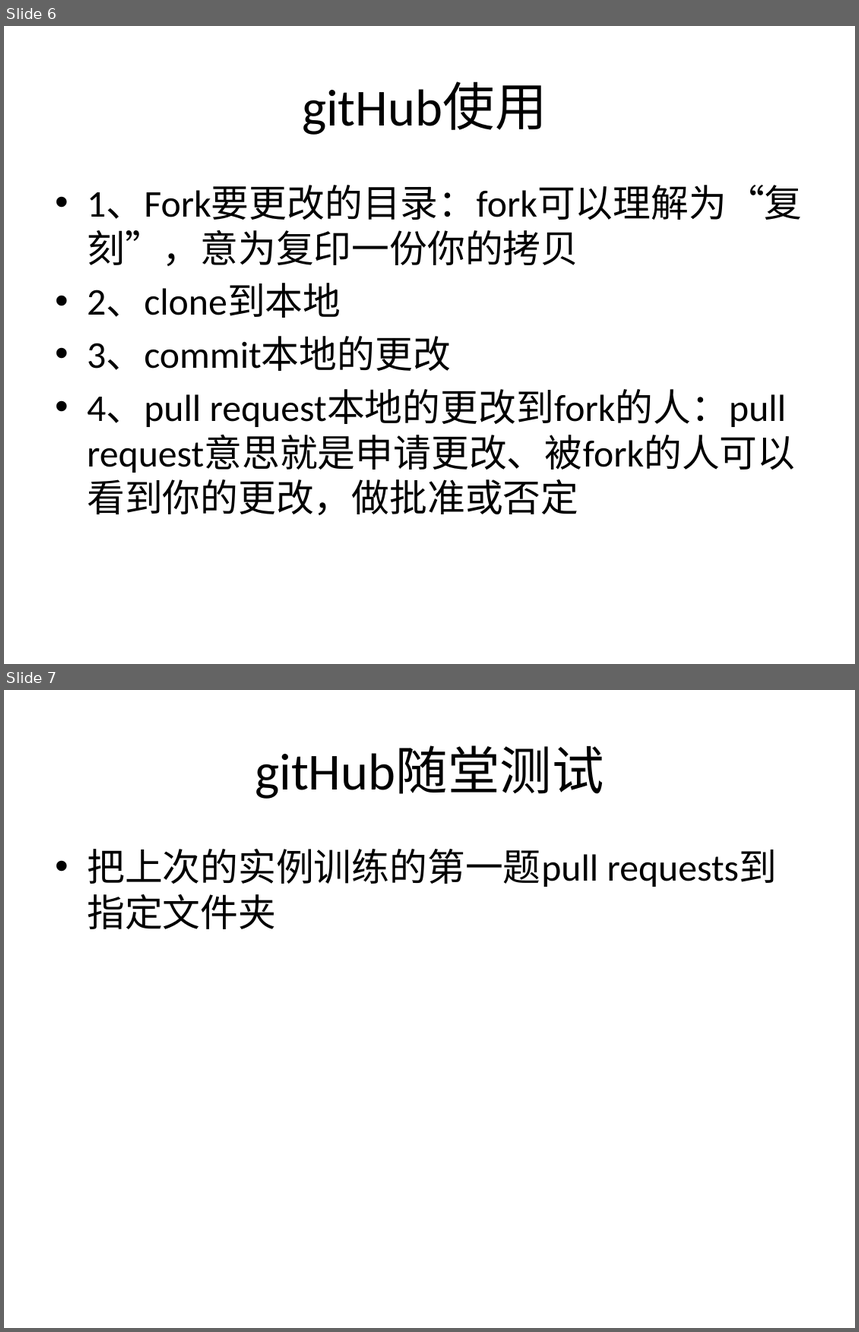
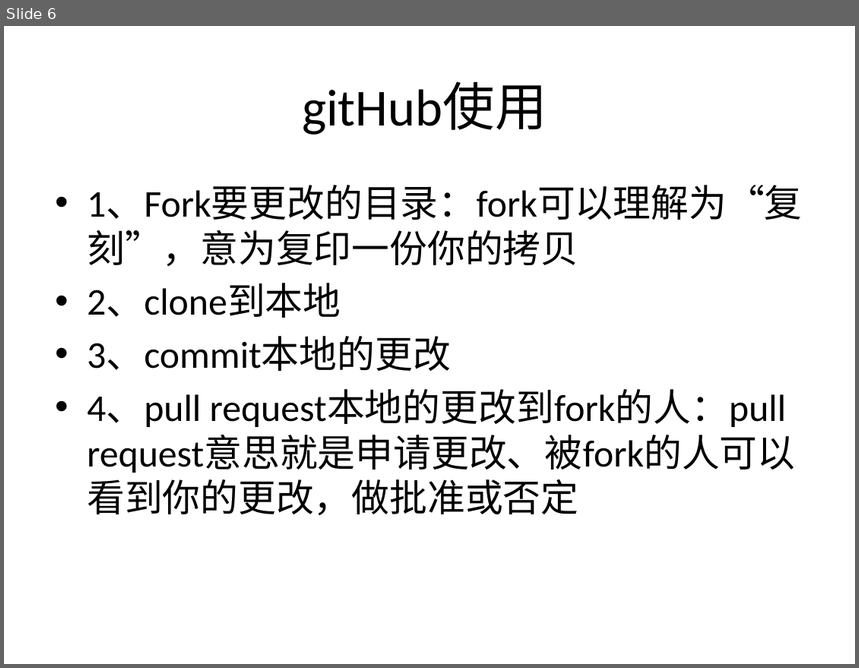
Before and after one commit to Jaykong/Ios_training_course, a slide deck: Week1/course12.pptx. Shown one above the other, each under a label of ours: slides 6 and 7 before the commit, slide 6 after it. The pictures are 859x1332 and 859x668 pixels, drawn with LibreOffice and Linux fonts; fonts in the diff are those of the drawing. Boxes give left, top, right and bottom in pixels: in the first picture for what was removed or moved away, otherwise in the second. Text is boxed around its words. In the diff, an @@ line names an element or a change of style, - is before the commit and + after.

```diff
--- a/Week1/course12.pptx
+++ b/Week1/course12.pptx
@@ slide 7 removed at [4, 690, 855, 1328], background #FFFFFF @@
@@ title removed at [255, 746, 604, 799] @@
-gitHub随堂测试
@@ text removed at [87, 849, 598, 887] @@
-• 把上次的实例训练的第一题pull requests到指定文件夹
```
Also in this commit, not shown: 2 slides changed, 2 slides added, 4 other slides removed, 6 other files.
